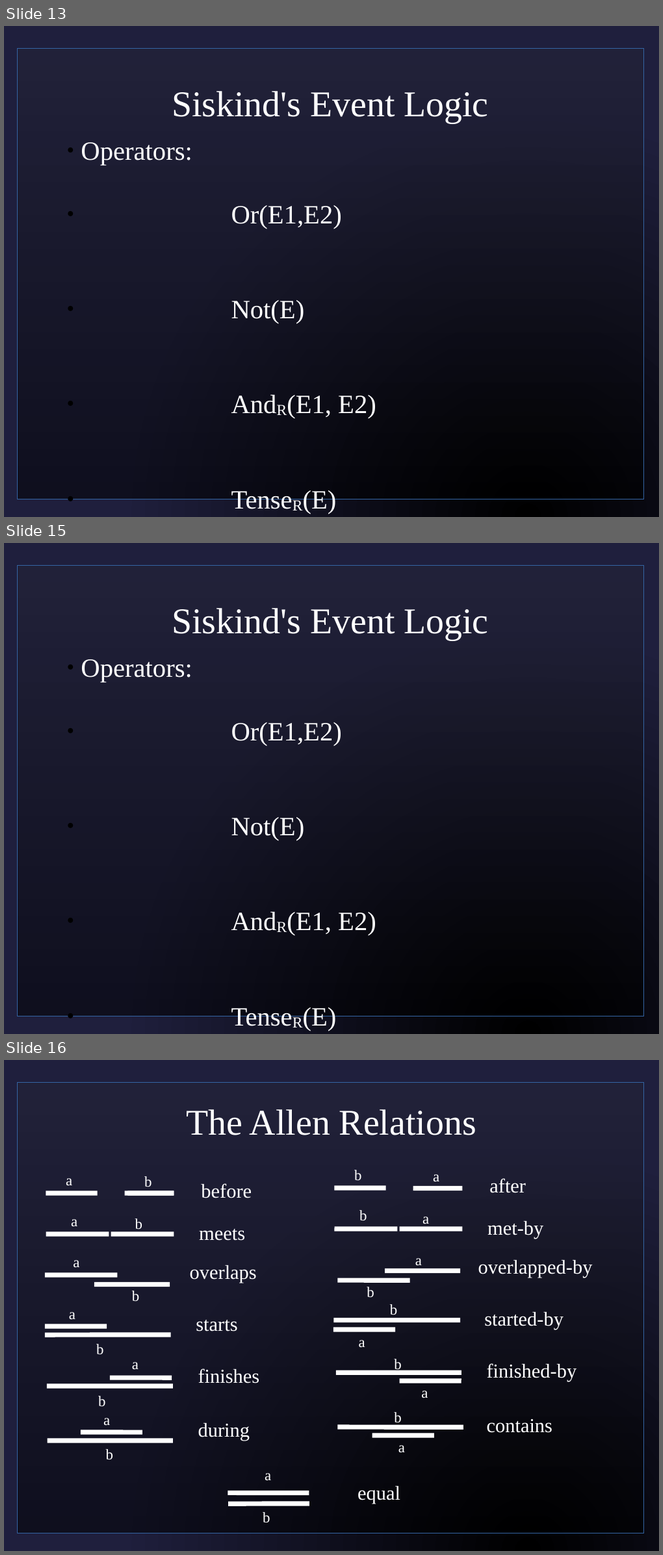
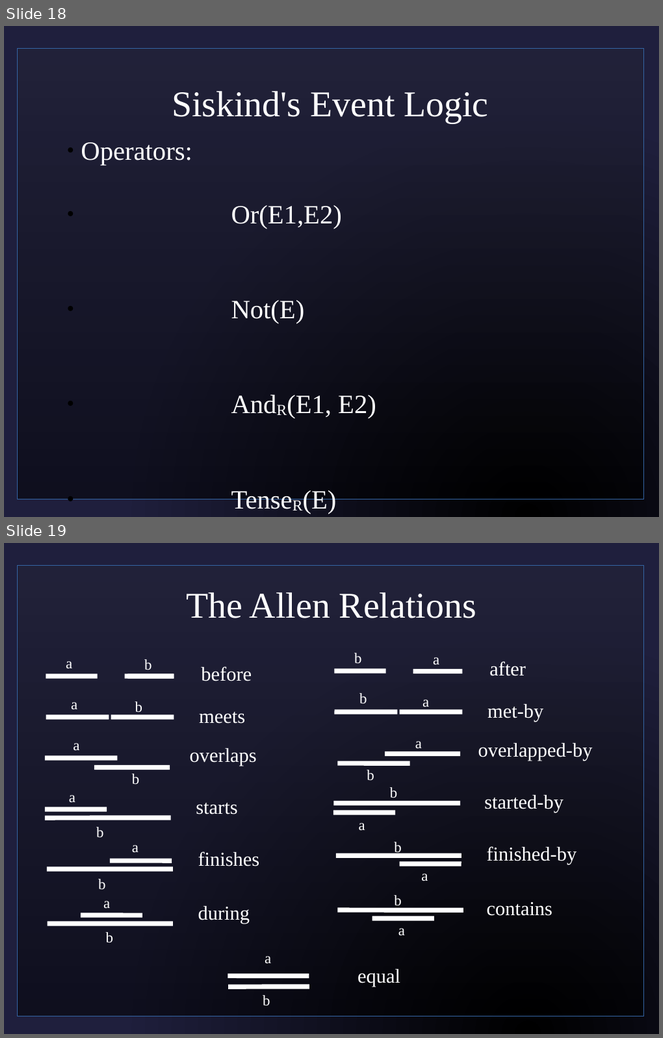
Before and after one commit to sjf/eventlogic, a slide deck: pres1.odp. Shown one above the other, each under a label of ours: slides 13, 15 and 16 before the commit, slides 18 and 19 after it; the slides between them are not shown. The pictures are 663x1555 and 663x1038 pixels, drawn with LibreOffice and Linux fonts; fonts in the diff are those of the drawing; background and template pictures are left out. Boxes give left, top, right and bottom in pixels: in the first picture for what was removed or moved away, otherwise in the second. Text is boxed around its words. In the diff, an @@ line names an element or a change of style, - is before the commit and + after.

```diff
--- a/pres1.odp
+++ b/pres1.odp
@@ slide 15 removed at [4, 543, 659, 1034], background picture (left out); not listed: 1 template element that a slide beside it also shows @@
@@ title removed at [172, 608, 489, 641] @@
-Siskind's Event Logic
@@ subtitle removed at [81, 659, 376, 1031] @@
-  ● Operators:
-  ● Or(E1,E2)
-  ● Not(E)
-  ● AndR(E1, E2)
-  ● TenseR(E)
@@ what was slide 13 is now slide 18 @@
@@ what was slide 16 is now slide 19 @@
```
Also in this commit, not shown: 7 slides changed, 9 slides added, 5 other slides removed, 1 other file.
